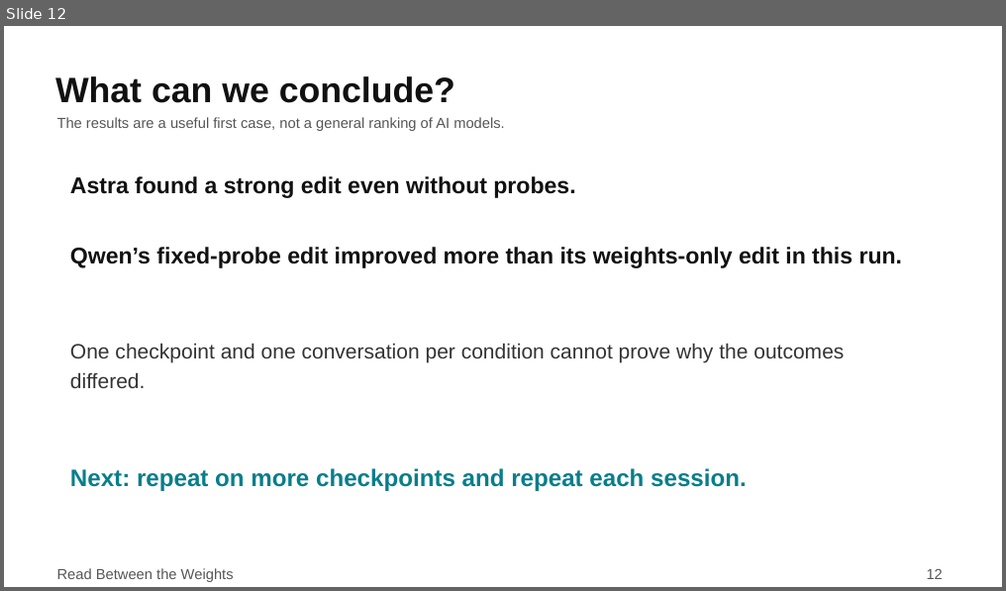
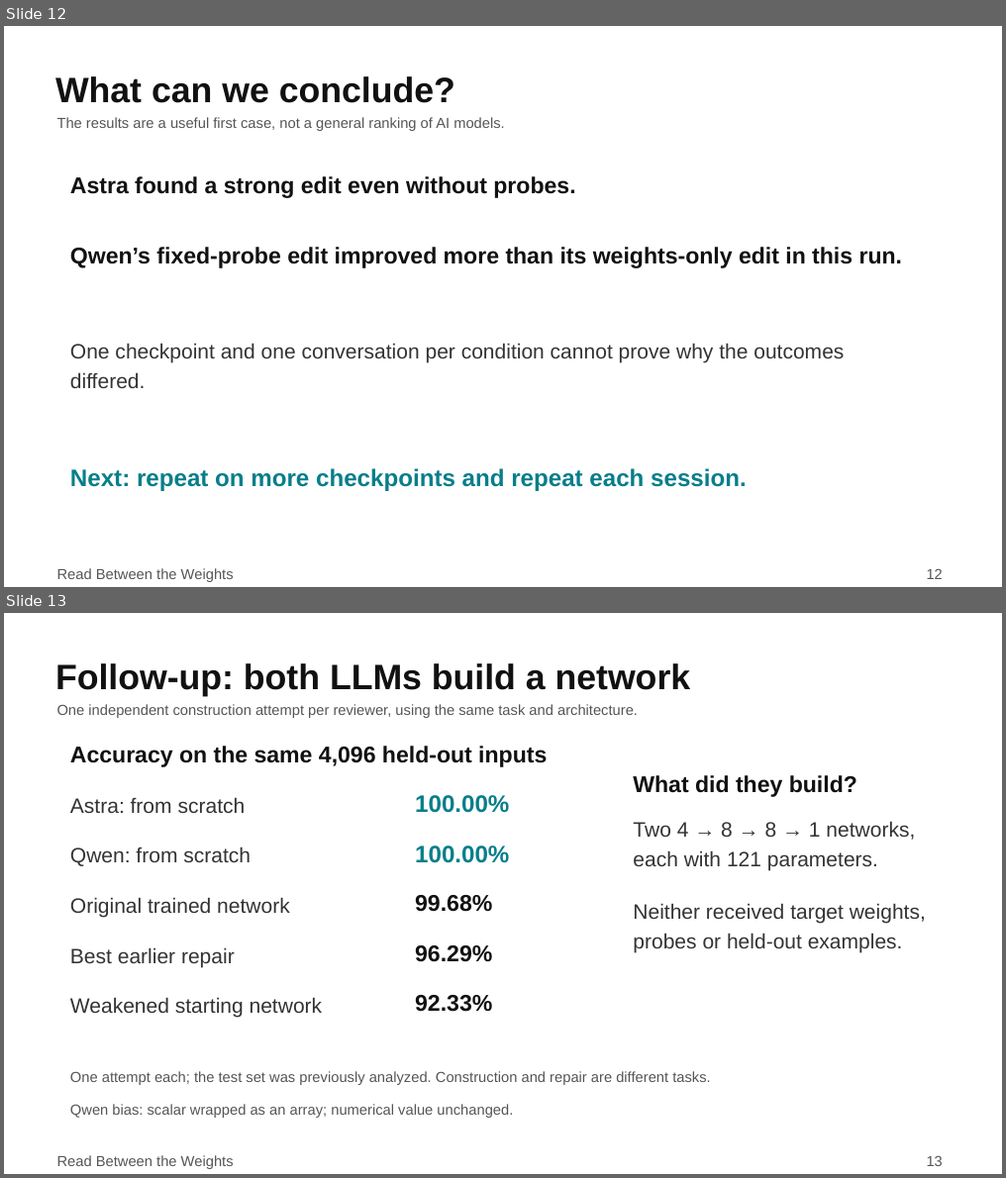
Before and after one commit to duke-aipi-Han/XAI-read-between-the-weights, a slide deck: deliverables/Read_Between_the_Weights_Student_Presentation.pptx. Shown one above the other, each under a label of ours: slide 12 before the commit, slides 12 and 13 after it. The pictures are 1006x591 and 1006x1178 pixels, drawn with LibreOffice and Linux fonts; fonts in the diff are those of the drawing. Boxes give left, top, right and bottom in pixels: in the first picture for what was removed or moved away, otherwise in the second. Text is boxed around its words. In the diff, an @@ line names an element or a change of style, - is before the commit and + after.

Commit message:
add network from scratch for comparison

```diff
--- a/deliverables/Read_Between_the_Weights_Student_Presentation.pptx
+++ b/deliverables/Read_Between_the_Weights_Student_Presentation.pptx
@@ slide 13 added at [4,613,1002,1174], background #FFFFFF @@
@@ text added at [55,663,691,696], 34 pt, text #111111, bold @@
+Follow-up: both LLMs build a network
@@ text added at [57,704,638,718], 14 pt, text #555555 @@
+One independent construction attempt per reviewer, using the same task and architecture.
@@ text added at [70,746,547,767], 22 pt, text #111111, bold @@
+Accuracy on the same 4,096 held-out inputs
@@ text added at [633,775,857,797], 22 pt, text #111111, bold @@
+What did they build?
@@ text added at [70,797,246,813], 20 pt, text #333333 @@
+Astra: from scratch
@@ text added at [415,795,509,813], 23 pt, text #087E8B, bold @@
+100.00%
@@ text added at [70,847,251,866], 20 pt, text #333333 @@
+Qwen: from scratch
@@ text added at [415,846,509,863], 23 pt, text #087E8B, bold @@
+100.00%
@@ text added at [633,821,915,870], 20 pt, text #333333 @@
+Two 4 → 8 → 8 → 1 networks, each with 121 parameters.
@@ text added at [70,897,290,918], 20 pt, text #333333 @@
+Original trained network
@@ text added at [415,895,492,912], 22 pt, text #111111, bold @@
+99.68%
@@ text added at [633,903,926,954], 20 pt, text #333333 @@
+Neither received target weights, probes or held-out examples.
@@ text added at [70,948,235,967], 20 pt, text #333333 @@
+Best earlier repair
@@ text added at [415,946,492,962], 22 pt, text #111111, bold @@
+96.29%
@@ text added at [70,997,323,1018], 20 pt, text #333333 @@
+Weakened starting network
@@ text added at [415,995,492,1012], 22 pt, text #111111, bold @@
+92.33%
@@ text added at [70,1071,710,1085], 14 pt, text #555555 @@
+One attempt each; the test set was previously analyzed. Construction and repair are different tasks.
@@ text added at [70,1104,513,1118], 14 pt, text #555555 @@
+Qwen bias: scalar wrapped as an array; numerical value unchanged.
@@ text added at [57,1156,234,1169], 14 pt, text #555555 @@
+Read Between the Weights
@@ text added at [927,1157,943,1166], 14 pt, text #555555 @@
+13
```
Also in this commit, not shown: 7 slides changed, 8 other files.
